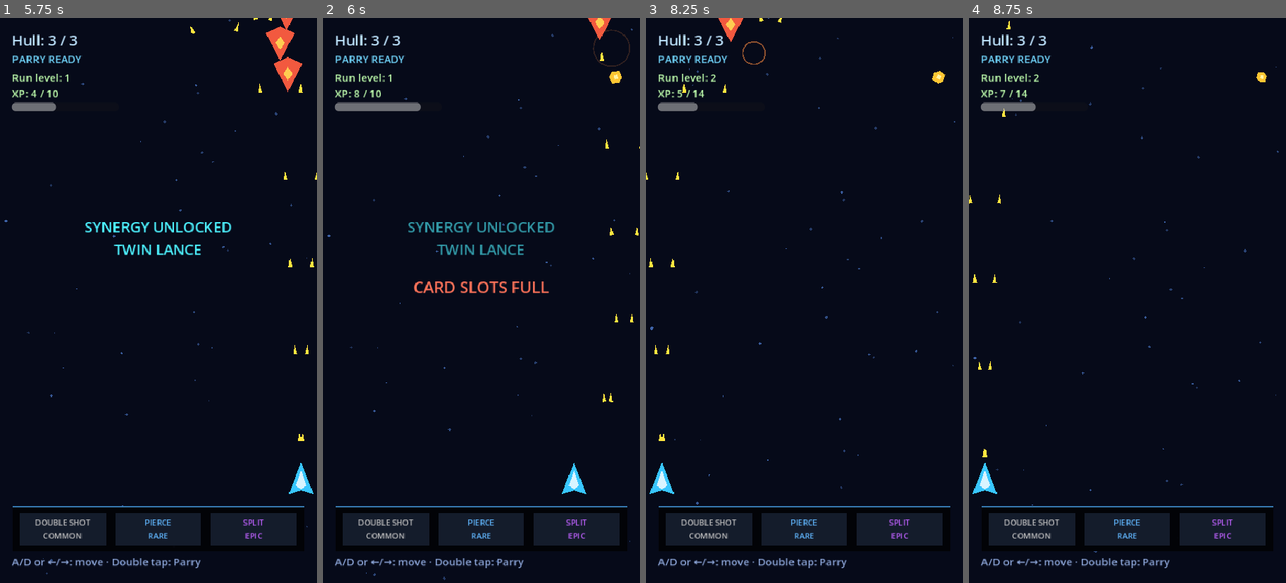
Above: before the commit, frames 1-4 (left to right).
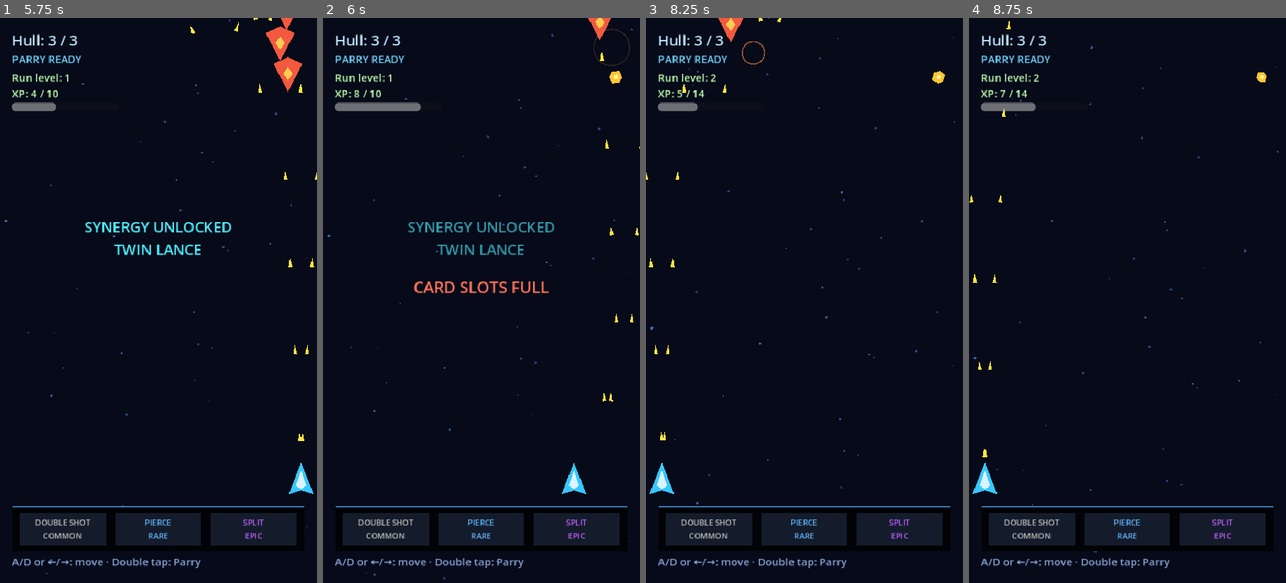
Above: after the commit, the same moments.

Repository: Gonz007/Bullet-Rogue
Game: Godot game, scene res://scenes/MainMenu.tscn
Two runs of this game, one before a commit and one after it. Both use one fixed random seed, a clock stepped at 60 frames per second and the inputs below.
Inputs:
- Up to frame 1 (5.75 s): click "PLAY" at 0.5 s; click "PLAY" at 1.25 s; click "STAGE 1: FIRST CONTACT Learn …" at 2 s; tap Enter (ui_accept) at 2.75, 3.02, 3.77, 5.27 s; hold D (move_right) 2.78-3.53 s; tap R at 2.85 s; hold A (move_left) 3.53-4.28 s; tap 1 at 3.6 s; hold D (move_right) from 4.28 s (still down); tap 2 at 4.35 s; tap 3 at 5.1 s
- Up to frame 2 (6 s): release D (move_right) at 5.78 s; hold A (move_left) from 5.78 s (still down); tap 4 at 5.85 s
- Up to frame 3 (8.25 s): tap Enter (ui_accept) at 6.02, 6.77 s; tap 5 at 6.6 s; tap T at 7.35 s; release A (move_left) at 8 s; click "SKIP / CONTINUE" at 8 s
- Up to frame 4 (8.75 s): no input

Frame 1 is identical in both runs. In frame 2, less than 0.1% of the frame differs, in the area x 85-97%, y 1-68%; in frame 3, less than 0.1%; in frame 4, less than 0.1%.

Commit message:
feat: add projectile safety cap and configurable screen shake

Diff:
--- a/scenes/Main.tscn
+++ b/scenes/Main.tscn
@@ -31,6 +31,7 @@
 [ext_resource type="Resource" path="res://cards/boss_chaos_drive.tres" id="30_boss_chaos"]
 [ext_resource type="Script" path="res://scripts/run_stats.gd" id="31_stats"]
 [ext_resource type="PackedScene" path="res://scenes/ui/ResultsUI.tscn" id="32_results"]
+[ext_resource type="Script" path="res://scripts/screen_shake.gd" id="33_shake"]
 [ext_resource type="PackedScene" path="res://scenes/ui/ShopUI.tscn" id="22_shop_ui"]
 [ext_resource type="PackedScene" path="res://scenes/ui/PauseMenu.tscn" id="23_pause"]
 
@@ -63,6 +64,9 @@
 
 [node name="RunStats" type="Node" parent="."]
 script = ExtResource("31_stats")
+
+[node name="ScreenShake" type="Node" parent="."]
+script = ExtResource("33_shake")
 
 [node name="RunProgress" type="Node" parent="." unique_id=319239813]
 script = ExtResource("8_progress")
--- a/scenes/ui/SettingsPanel.tscn
+++ b/scenes/ui/SettingsPanel.tscn
@@ -54,6 +54,9 @@
 [node name="Fullscreen" type="CheckButton" parent="Panel/Layout"]
 layout_mode = 2
 text = "FULLSCREEN"
+[node name="ScreenShake" type="CheckButton" parent="Panel/Layout"]
+layout_mode = 2
+text = "SCREEN SHAKE"
 [node name="Back" type="Button" parent="Panel/Layout"]
 custom_minimum_size = Vector2(0, 38)
 layout_mode = 2
--- a/scripts/enemy.gd
+++ b/scripts/enemy.gd
@@ -38,6 +38,7 @@
 		var color := Color(0.25, 0.95, 1.0) if damage_info.metadata.get("reflected", false) else Color(1.0, 0.55, 0.25)
 		CombatEffect.spawn(get_tree().current_scene, global_position, color, 32.0)
 		AudioManager.play_sfx("enemy_kill")
+		get_tree().call_group("screen_shake", "shake", 2.0, 0.07)
 		queue_free()
 
 
--- a/scripts/projectile.gd
+++ b/scripts/projectile.gd
@@ -18,8 +18,13 @@
 var pierce_remaining := 0
 var bounces_remaining := 0
 
+const MAX_ACTIVE_PROJECTILES := 360
+
 
 func _ready() -> void:
+	if get_tree().get_nodes_in_group("projectiles").size() >= MAX_ACTIVE_PROJECTILES:
+		queue_free()
+		return
 	add_to_group("projectiles")
 	area_entered.connect(_on_area_entered)
 	body_entered.connect(_on_body_entered)
@@ -71,6 +76,7 @@
 	_apply_collision_profile()
 	_update_visuals()
 	CombatEffect.spawn(get_tree().current_scene, global_position, Color(0.25, 0.95, 1.0), 20.0)
+	get_tree().call_group("screen_shake", "shake", 3.5, 0.1)
 	AudioManager.play_sfx("reflect")
 	reflected.emit(self)
 
--- a/scripts/save_manager.gd
+++ b/scripts/save_manager.gd
@@ -115,6 +115,15 @@
 	return _data.get("discovered_synergies", []).has(synergy_id)
 
 
+func is_screen_shake_enabled() -> bool:
+	return bool(_data.get("screen_shake_enabled", true))
+
+
+func set_screen_shake_enabled(enabled: bool) -> void:
+	_data["screen_shake_enabled"] = enabled
+	save()
+
+
 func _append_unique(key: String, value: String) -> void:
 	var values: Array = _data.get(key, [])
 	if not values.has(value):
@@ -133,7 +142,8 @@
 		"defeated_bosses": [],
 		"unlocked_stages": ["stage_1"],
 		"boss_tokens": [],
-		"discovered_synergies": []
+		"discovered_synergies": [],
+		"screen_shake_enabled": true
 	}
 
 
--- /dev/null
+++ b/scripts/screen_shake.gd
@@ -0,0 +1,30 @@
+class_name ScreenShake
+extends Node
+
+var _remaining := 0.0
+var _strength := 0.0
+var _random := RandomNumberGenerator.new()
+
+
+func _ready() -> void:
+	add_to_group("screen_shake")
+	_random.randomize()
+
+
+func shake(strength := 4.0, duration := 0.12) -> void:
+	if not SaveManager.is_screen_shake_enabled():
+		return
+	_strength = maxf(_strength, strength)
+	_remaining = maxf(_remaining, duration)
+
+
+func _process(delta: float) -> void:
+	var root := get_parent() as Node2D
+	if root == null:
+		return
+	_remaining -= delta
+	if _remaining > 0.0:
+		root.position = Vector2(_random.randf_range(-_strength, _strength), _random.randf_range(-_strength, _strength))
+		_strength = move_toward(_strength, 0.0, delta * 24.0)
+	else:
+		root.position = Vector2.ZERO
--- a/scripts/ui/settings_panel.gd
+++ b/scripts/ui/settings_panel.gd
@@ -9,7 +9,9 @@
 	$Panel/Layout/Master.value_changed.connect(func(value: float) -> void: _set_bus_volume("Master", value))
 	$Panel/Layout/Music.value_changed.connect(func(value: float) -> void: _set_bus_volume("Music", value))
 	$Panel/Layout/SFX.value_changed.connect(func(value: float) -> void: _set_bus_volume("SFX", value))
+	$Panel/Layout/ScreenShake.toggled.connect(SaveManager.set_screen_shake_enabled)
 	$Panel/Layout/Fullscreen.button_pressed = DisplayServer.window_get_mode() == DisplayServer.WINDOW_MODE_FULLSCREEN
+	$Panel/Layout/ScreenShake.button_pressed = SaveManager.is_screen_shake_enabled()
 
 
 func _on_fullscreen_toggled(enabled: bool) -> void:
Not shown, added: scripts/screen_shake.gd.uid
